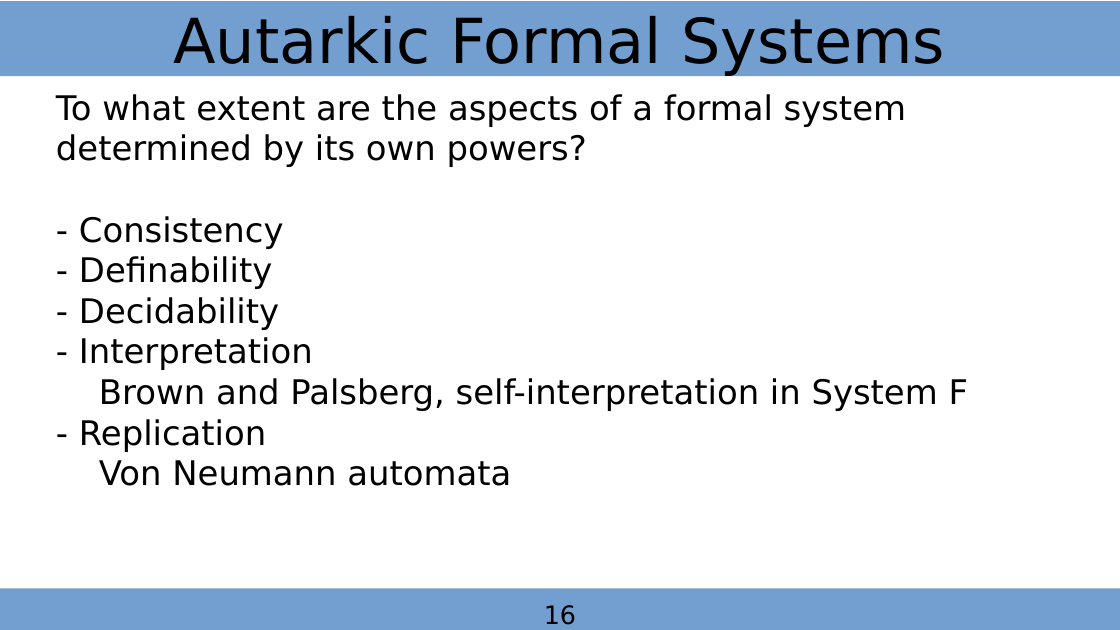
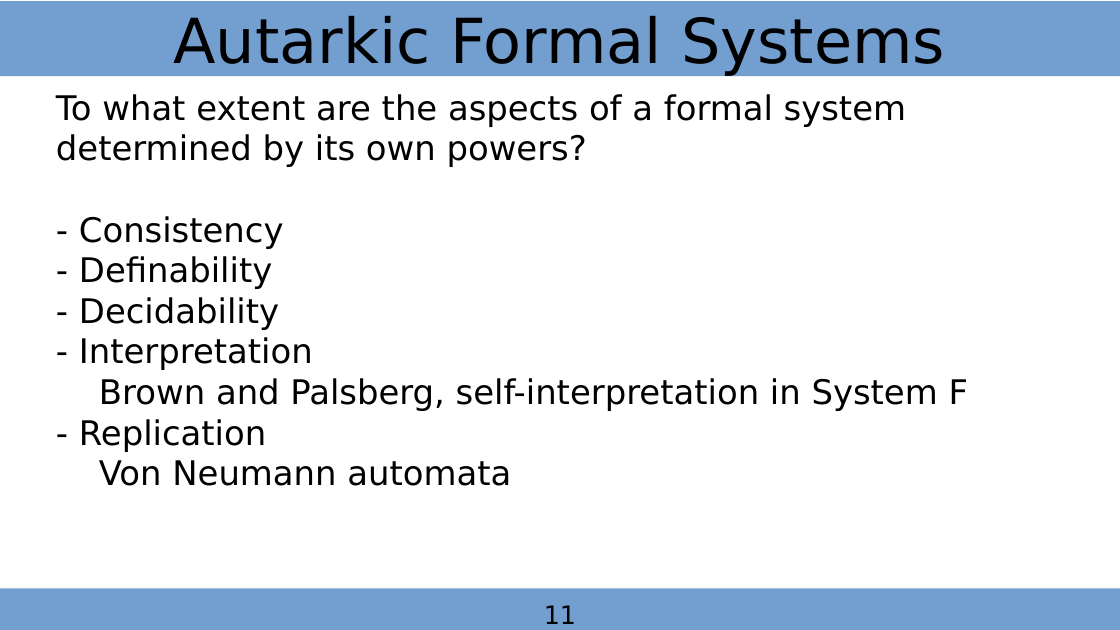
Before and after one commit to autarkenterprises/proflog, a slide deck: slide 13 of iuls2026/20260527_iu_logic_seminar.odp (slide 16 before the commit). Drawn at 1120x630 pixels with LibreOffice and Linux fonts; fonts in the diff are those of the drawing. Boxes give left, top, right and bottom in pixels: in the first picture for what was removed or moved away, otherwise in the second. Text is boxed around its words. In the diff, an @@ line names an element or a change of style, - is before the commit and + after.

```diff
--- a/iuls2026/20260527_iu_logic_seminar.odp
+++ b/iuls2026/20260527_iu_logic_seminar.odp
@@ text at box(544, 605, 576, 624): text changed @@
-16
+11
```
Also in this commit, not shown: 2 other slides changed, 11 slides added, 14 slides removed, 1 other file.
